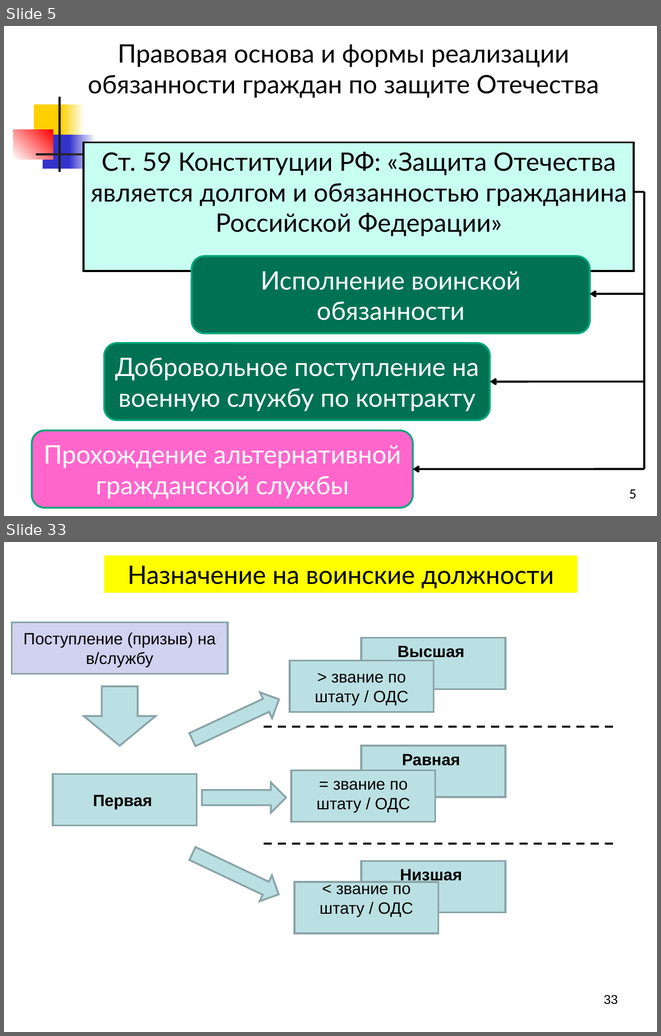
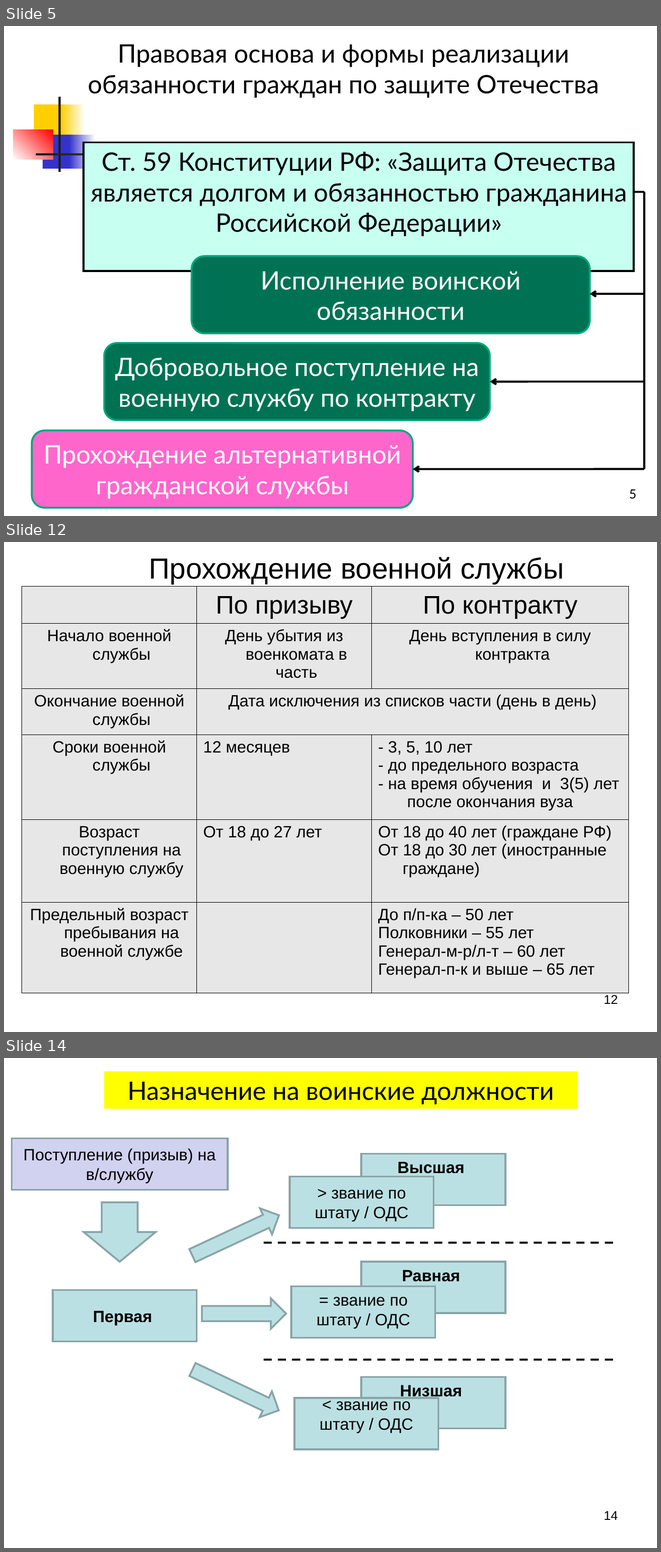
Before and after one commit to shahzod20000901/Storage, a slide deck: Правоведение/Комплект 6.ppt. Shown one above the other, each under a label of ours: slides 5 and 33 before the commit, slides 5, 12 and 14 after it; the slides between them are not shown. The pictures are 661x1036 and 661x1552 pixels, drawn with LibreOffice and Linux fonts; fonts in the diff are those of the drawing. Boxes give left, top, right and bottom in pixels: in the first picture for what was removed or moved away, otherwise in the second. Text is boxed around its words. In the diff, an @@ line names an element or a change of style, - is before the commit and + after.

```diff
--- a/Правоведение/Комплект 6.ppt
+++ b/Правоведение/Комплект 6.ppt
@@ slide 12 added at box(4, 542, 657, 1032), background #FFFFFF @@
@@ title added at box(149, 557, 564, 584), 32 pt, text #000000 @@
+Прохождение военной службы
@@ table added at box(21, 587, 629, 992), 6 rows, 3 columns @@
+ | По призыву | По контракту
+Начало военной службы | День убытия из военкомата в часть | День вступления в силу контракта
+Окончание военной службы | Дата исключения из списков части (день в день) | 
+Сроки военной службы | 12 месяцев | - 3, 5, 10 лет / - до предельного возраста / - на время обучения и 3(5) лет после окончания вуза
+Возраст поступления на военную службу | От 18 до 27 лет | От 18 до 40 лет (граждане РФ) / От 18 до 30 лет (иностранные граждане)
+Предельный возраст пребывания на военной службе |  | До п/п-ка – 50 лет / Полковники – 55 лет / Генерал-м-р/л-т – 60 лет / Генерал-п-к и выше – 65 лет
@@ page number added at box(604, 995, 618, 1004), 14 pt, text #000000 @@
+12
@@ what was slide 33 is now slide 14 @@
@@ page number at box(604, 1511, 618, 1520): text changed @@
-33
+14
```
Also in this commit, not shown: 5 slides changed, 4 other slides added, 27 slides removed, 5 other files.
